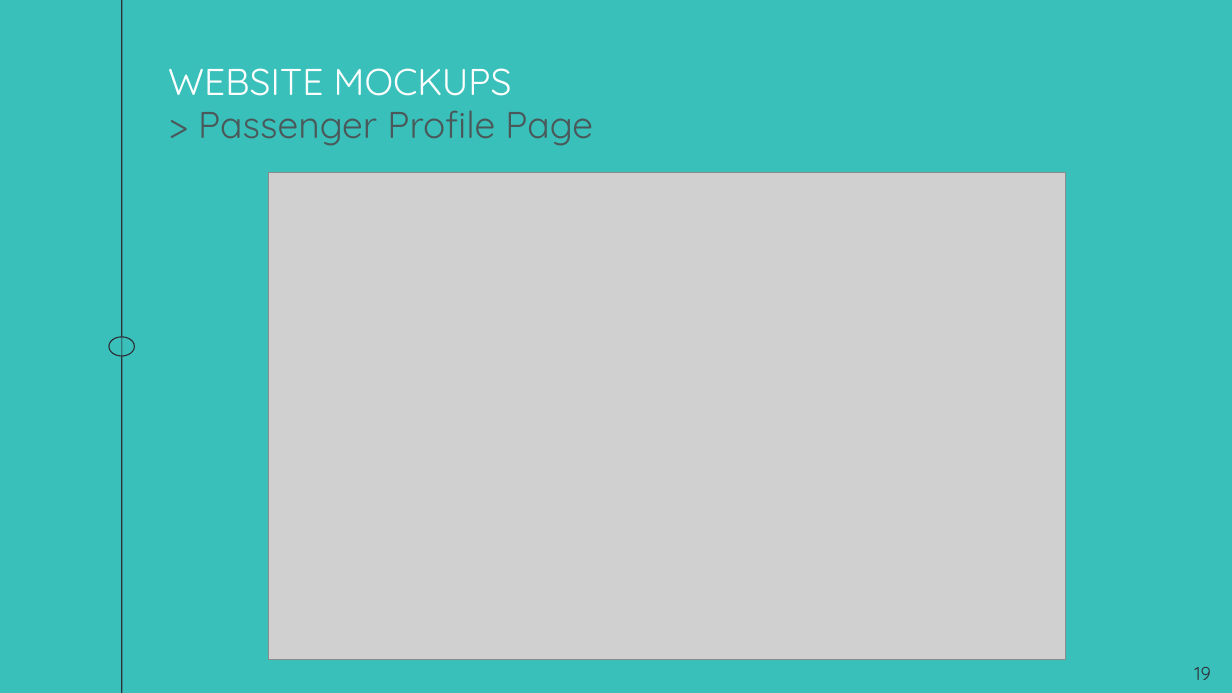
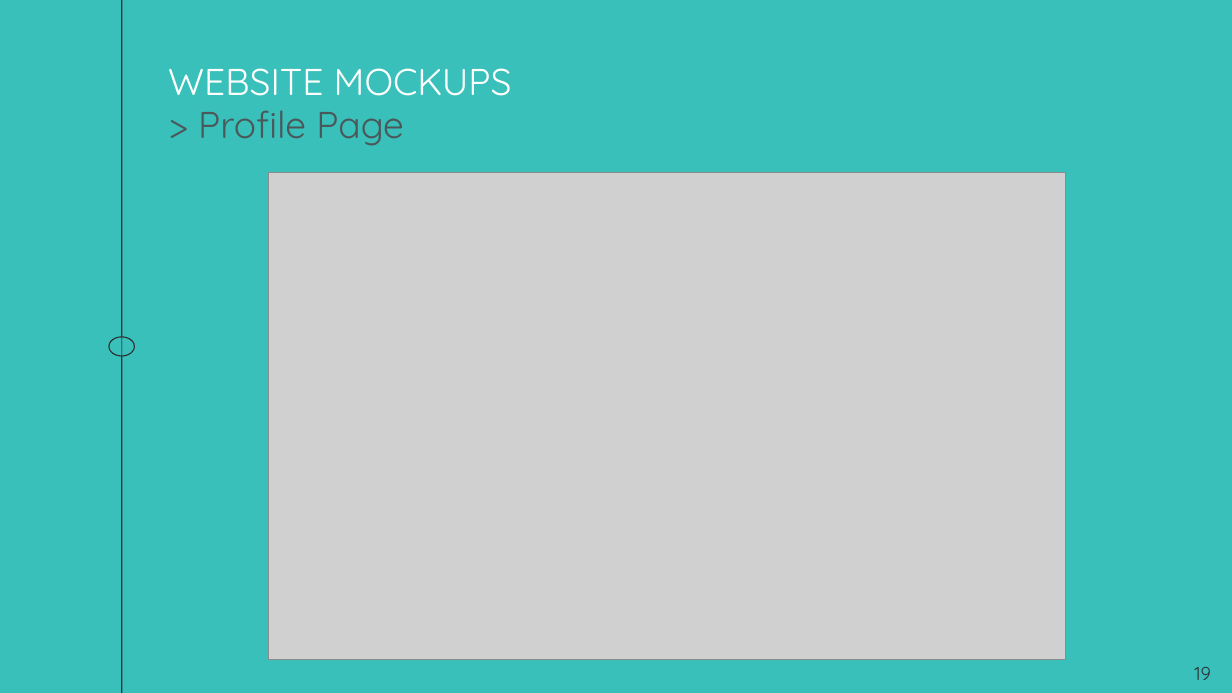
Before and after one commit to andressito/ProjetGLA2019, a slide deck: slide 19 of Projet/Rapport/TD5_GL_G1.odp. Drawn at 1232x693 pixels with LibreOffice and Linux fonts; fonts in the diff are those of the drawing; grey boxes stand for pictures. Boxes give left, top, right and bottom in pixels: in the first picture for what was removed or moved away, otherwise in the second. Text is boxed around its words. In the diff, an @@ line names an element or a change of style, - is before the commit and + after.

```diff
--- a/Projet/Rapport/TD5_GL_G1.odp
+++ b/Projet/Rapport/TD5_GL_G1.odp
@@ title at bbox=[198, 110, 404, 146]: text changed @@
-> Passenger Profile Page
+> Profile Page
```
Also in this commit, not shown: 6 other slides changed, 1 slide added, 13 slides removed, 1 other file.
